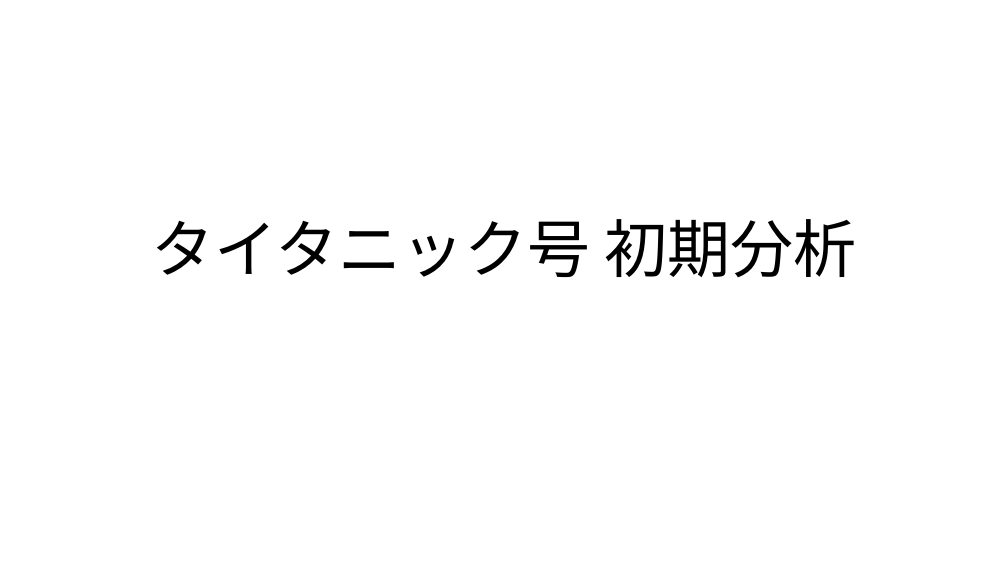
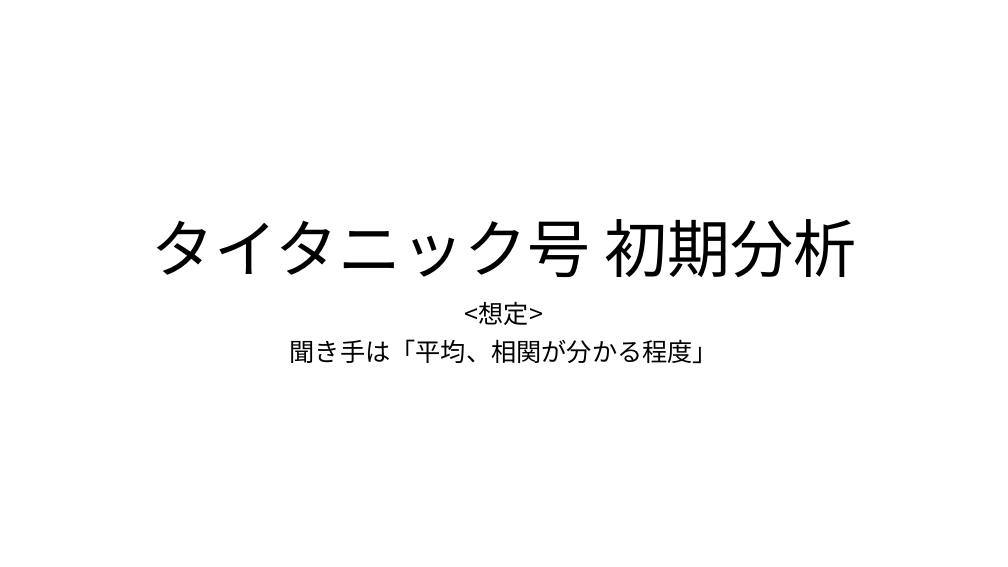
Before and after one commit to SYCastle/data_analysis, a slide deck: slide 1 of 分析報告_フォーマット1.pptx. Drawn at 1008x567 pixels with LibreOffice and Linux fonts; fonts in the diff are those of the drawing. Boxes give left, top, right and bottom in pixels: in the first picture for what was removed or moved away, otherwise in the second. Text is boxed around its words. In the diff, an @@ line names an element or a change of style, - is before the commit and + after.

```diff
--- a/分析報告_フォーマット1.pptx
+++ b/分析報告_フォーマット1.pptx
@@ subtitle added at <box>290,301,718,364</box>, 24 pt, text #000000 @@
+<想定>
+聞き手は「平均、相関が分かる程度」
```
Also in this commit, not shown: 8 other slides changed, 2 slides added, 1 slide removed.
